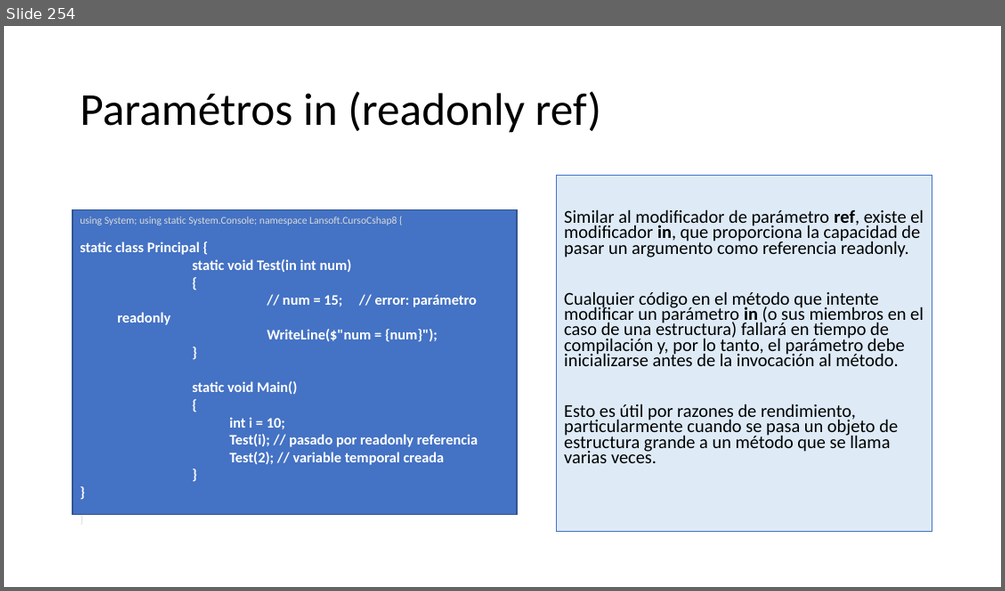
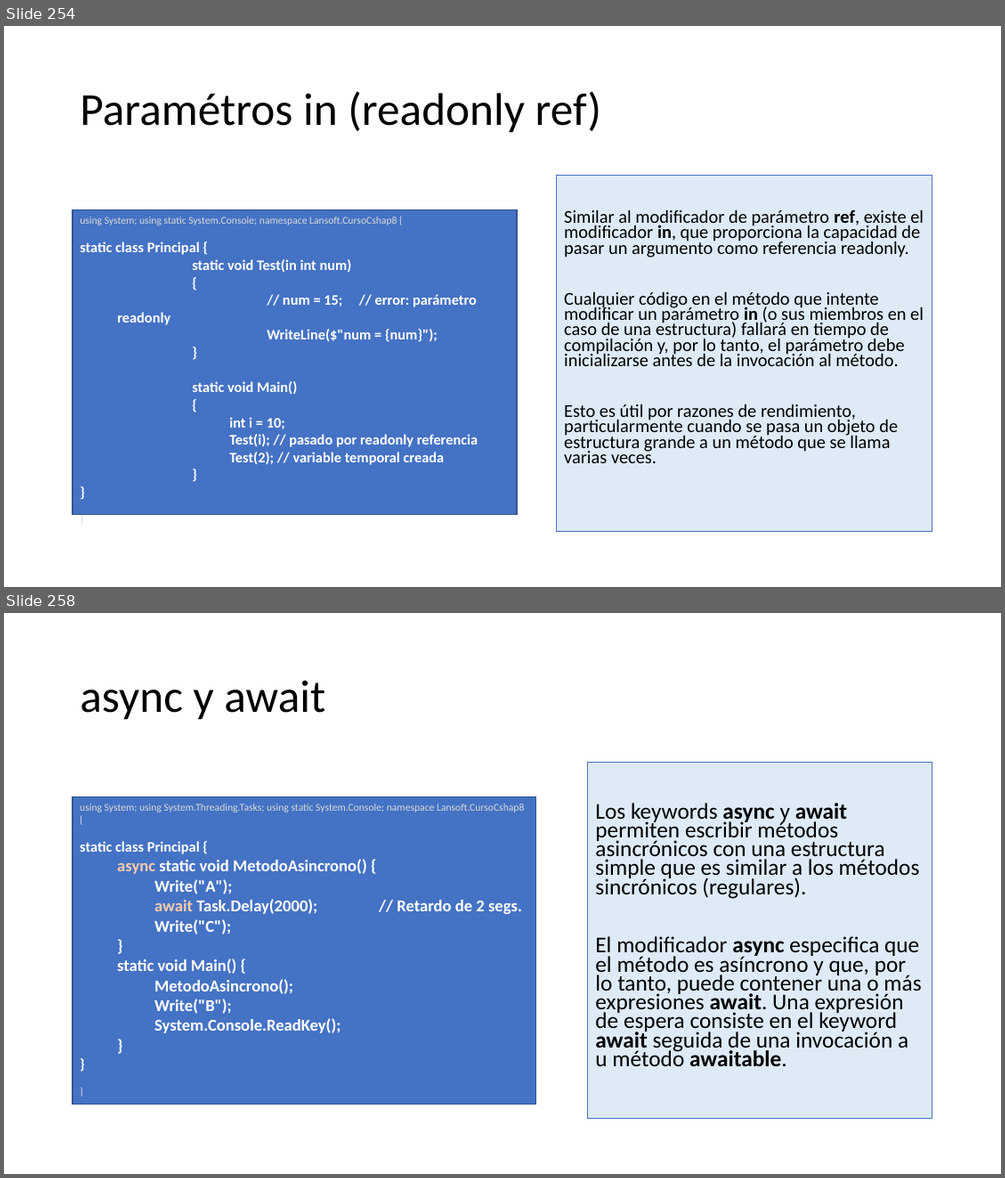
Before and after one commit to AlbertOsinaga/CursoCSharp__8, a slide deck: CSharpQuickReferencia.pptx. Shown one above the other, each under a label of ours: slide 254 before the commit, slides 254 and 258 after it; the slides between them are not shown. The pictures are 1005x591 and 1005x1178 pixels, drawn with LibreOffice and Linux fonts; fonts in the diff are those of the drawing. Boxes give left, top, right and bottom in pixels: in the first picture for what was removed or moved away, otherwise in the second. Text is boxed around its words. In the diff, an @@ line names an element or a change of style, - is before the commit and + after.

```diff
--- a/CSharpQuickReferencia.pptx
+++ b/CSharpQuickReferencia.pptx
@@ slide 258 added at (x1=4, y1=613, x2=1001, y2=1174), background #FFFFFF @@
@@ title added at (x1=80, y1=680, x2=325, y2=720), 44 pt, text #000000 @@
+async y await
@@ text added at (x1=588, y1=763, x2=933, y2=1119), fill #DEEBF7, outline #4472C4 0.75 pt, 21.7 pt, text #000000 @@
+Los keywords async y await permiten escribir métodos asincrónicos con una estructura simple que es similar a los métodos sincrónicos (regulares).
+El modificador async especifica que el método es asíncrono y que, por lo tanto, puede contener una o más expresiones await. Una expresión de espera consiste en el keyword await seguida de una invocación a u método awaitable.
@@ rectangle added at (x1=73, y1=797, x2=536, y2=1104), fill #4472C4, outline #325491 1 pt, 16 pt, text #FFFFFF, bold @@
+using System; using System.Threading.Tasks; using static System.Console; namespace Lansoft.CursoCshap8 {
+static class Principal {
+  async static void MetodoAsincrono() {
+    Write("A");
+    await Task.Delay(2000); // Retardo de 2 segs.
+    Write("C");
+  }
+  static void Main() {
+    MetodoAsincrono();
+    Write("B");
+    System.Console.ReadKey();
+  }
+}
+}
```
Also in this commit, not shown: 1 slide changed, 5 other slides added.
